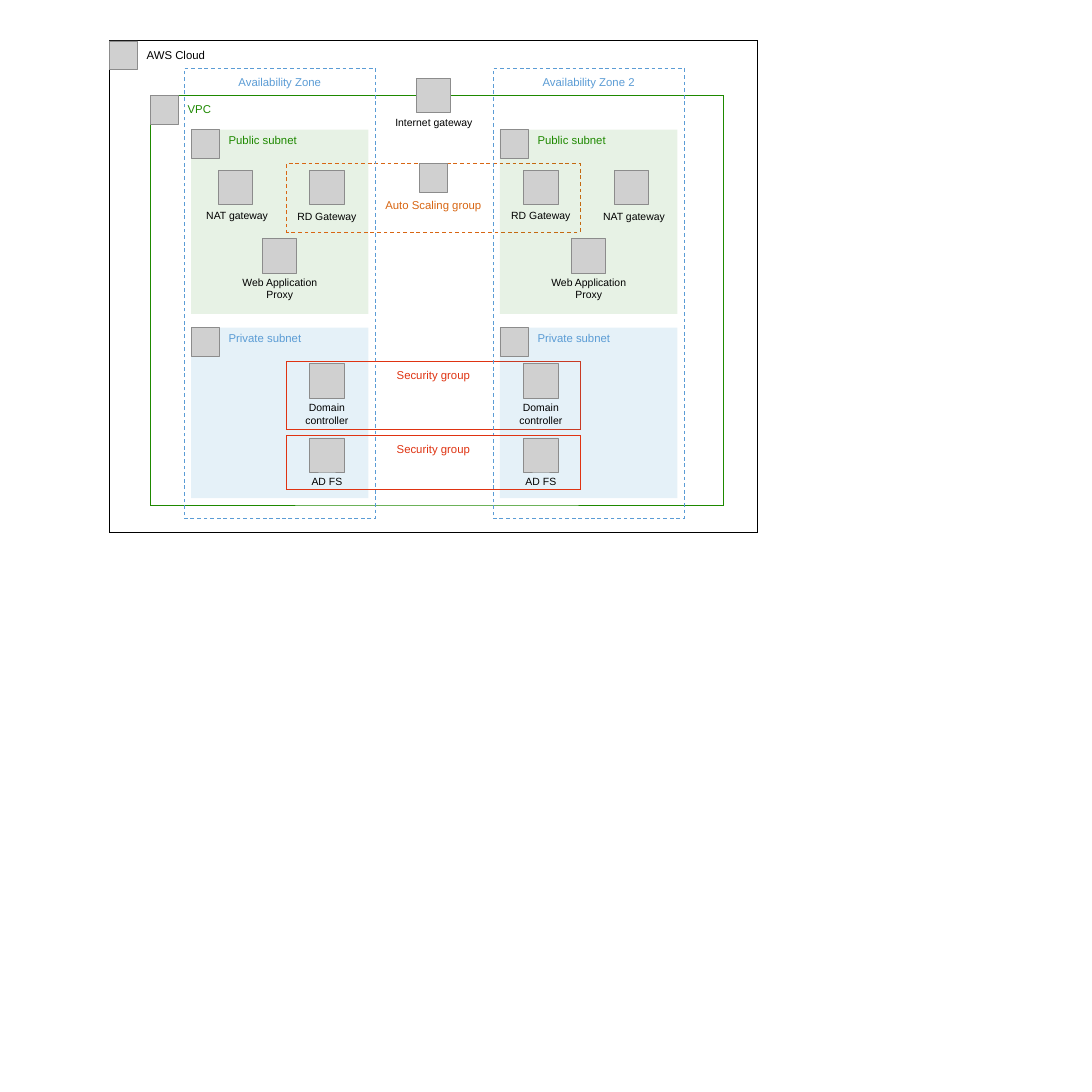
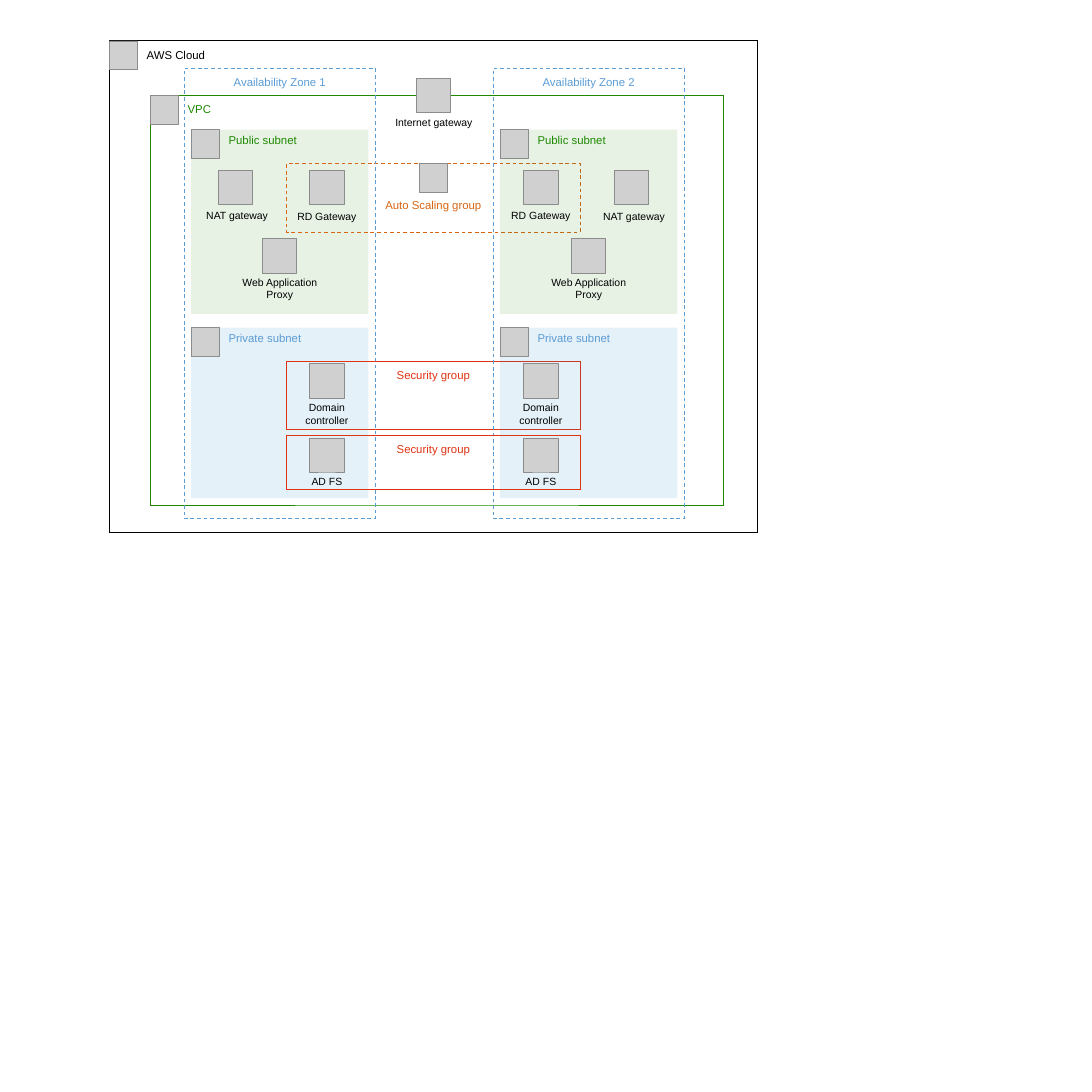
Before and after one commit to aws-quickstart/quickstart-microsoft-wapadfs, a slide deck: slide 1 of docs/deployment_guide/images/microsoft-wapadfs-architecture-diagram.pptx (slide 3 before the commit). Drawn at 1092x1092 pixels with LibreOffice and Linux fonts; fonts in the diff are those of the drawing; grey boxes stand for pictures. Boxes give left, top, right and bottom in pixels: in the first picture for what was removed or moved away, otherwise in the second. Text is boxed around its words. In the diff, an @@ line names an element or a change of style, - is before the commit and + after.

```diff
--- a/docs/deployment_guide/images/microsoft-wapadfs-architecture-diagram.pptx
+++ b/docs/deployment_guide/images/microsoft-wapadfs-architecture-diagram.pptx
@@ text in rectangle at box(234, 78, 325, 89): text changed @@
-Availability Zone
+Availability Zone 1
```
Also in this commit, not shown: 4 slides removed, 1 other file.
